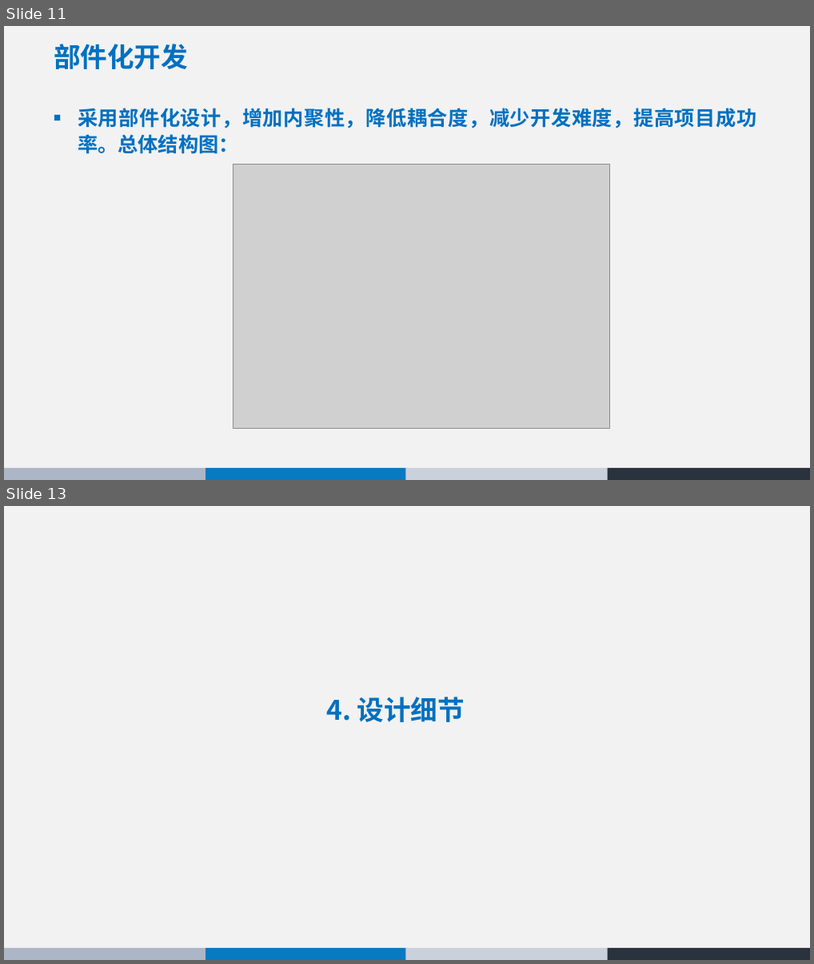
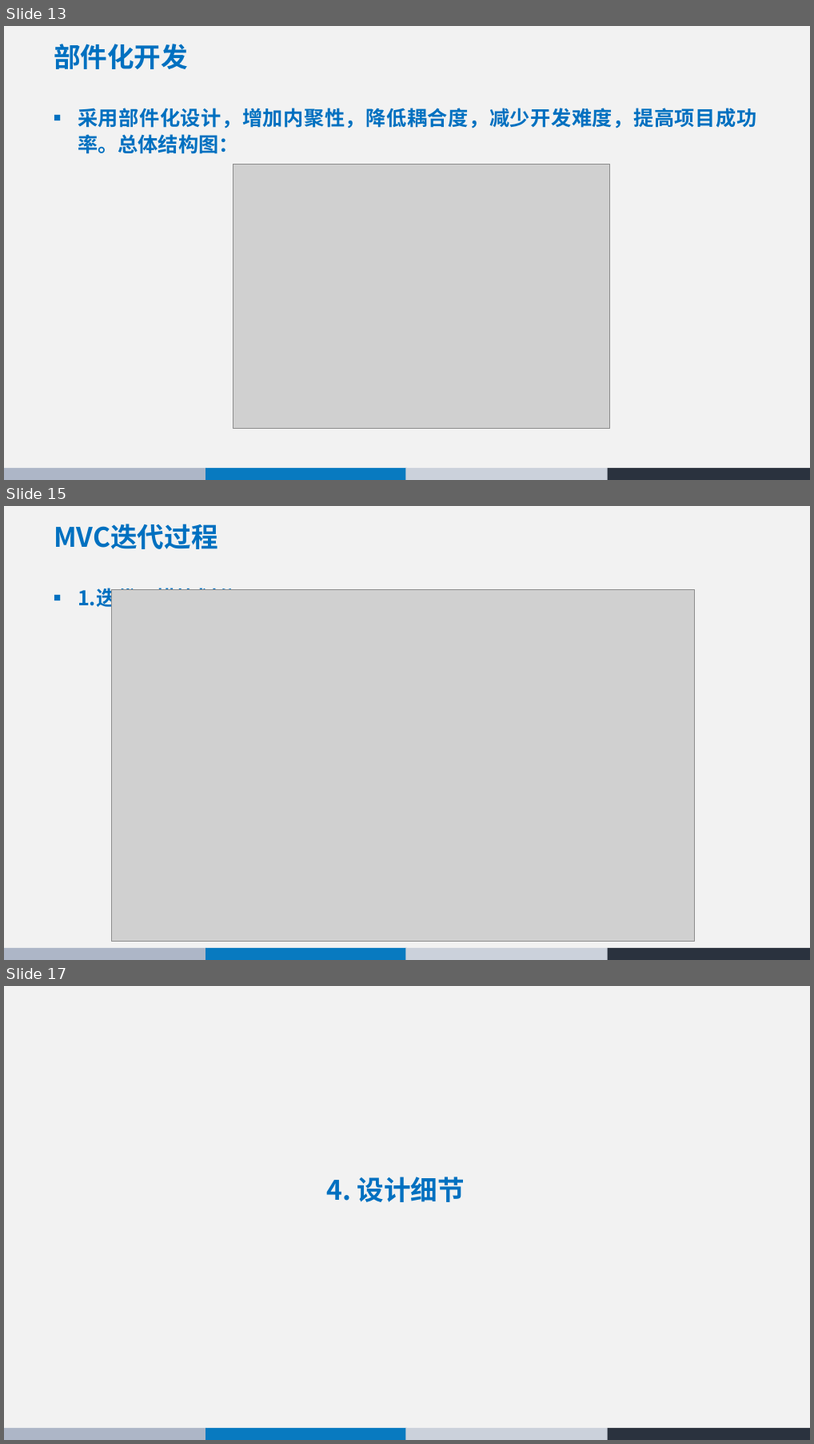
Before and after one commit to 74237423/Architecture, a slide deck: 同城互助系统 - 体系结构设计.pptx. Shown one above the other, each under a label of ours: slides 11 and 13 before the commit, slides 13, 15 and 17 after it; the slides between them are not shown. The pictures are 814x964 and 814x1444 pixels, drawn with LibreOffice and Linux fonts; fonts in the diff are those of the drawing; grey boxes stand for pictures. Boxes give left, top, right and bottom in pixels: in the first picture for what was removed or moved away, otherwise in the second. Text is boxed around its words. In the diff, an @@ line names an element or a change of style, - is before the commit and + after.

```diff
--- a/同城互助系统 - 体系结构设计.pptx
+++ b/同城互助系统 - 体系结构设计.pptx
@@ slide 15 added at [4, 506, 810, 960], background #FFFFFF; not listed: 5 template elements that a slide beside it also shows @@
@@ title added at [54, 524, 218, 549], 32 pt, text #0070C0, bold @@
+MVC迭代过程
@@ text added at [78, 588, 237, 611], 24 pt, text #0070C0, bold @@
+■ 1.迭代一模块划分
@@ picture added at [112, 589, 695, 941] @@
@@ what was slide 11 is now slide 13 @@
@@ what was slide 13 is now slide 17 @@
```
Also in this commit, not shown: 5 slides changed, 5 other slides added, 7 slides removed, 1 other file.
